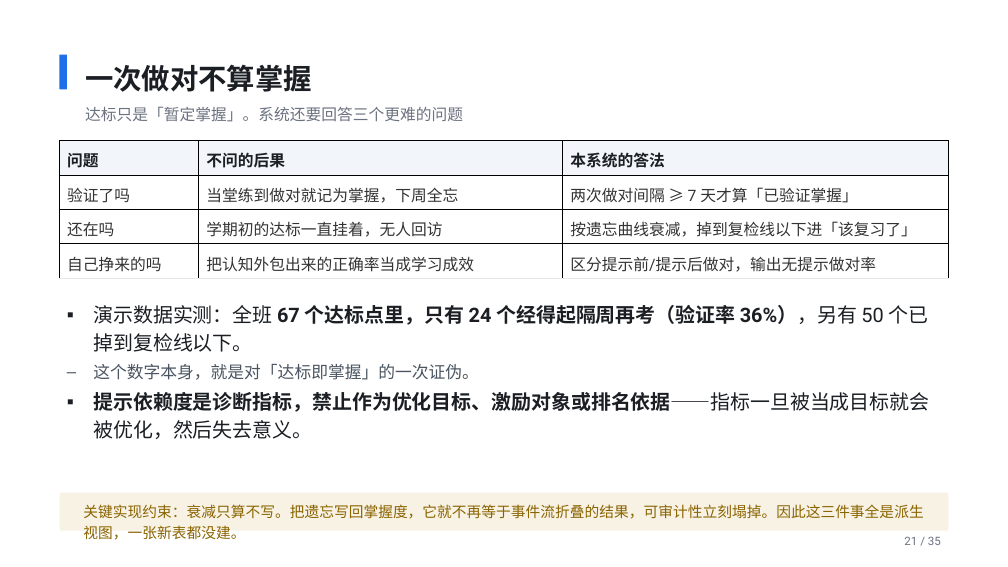
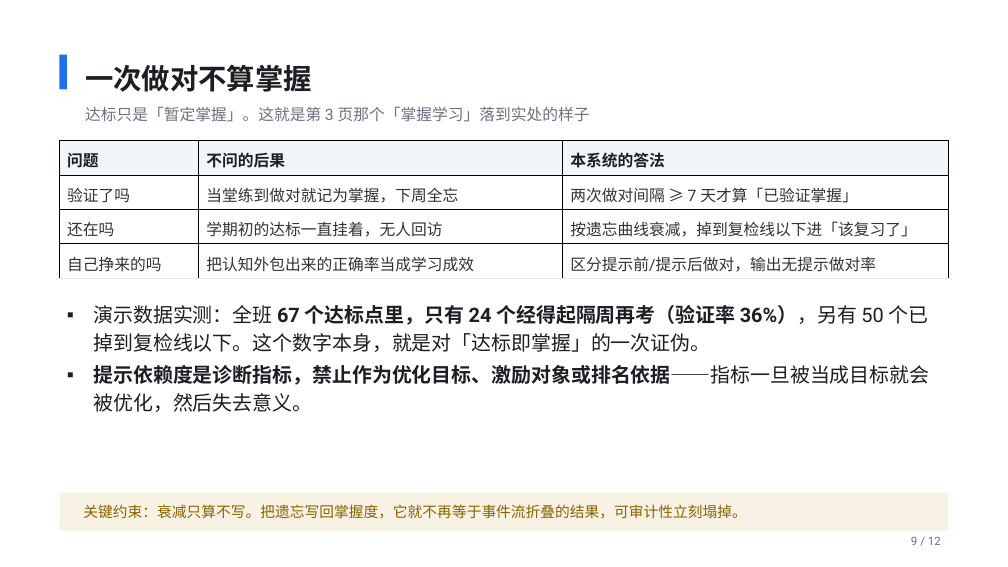
Before and after one commit to codesoldier99/AI_EDU, a slide deck: slide 9 of docs/slides/院长实验班AI教学系统_汇报.pptx (slide 21 before the commit). Drawn at 1008x567 pixels with LibreOffice and Linux fonts; fonts in the diff are those of the drawing. Boxes give left, top, right and bottom in pixels: in the first picture for what was removed or moved away, otherwise in the second. Text is boxed around its words. In the diff, an @@ line names an element or a change of style, - is before the commit and + after.

```diff
--- a/docs/slides/院长实验班AI教学系统_汇报.pptx
+++ b/docs/slides/院长实验班AI教学系统_汇报.pptx
@@ text at [85, 106, 590, 122]: text changed @@
-达标只是「暂定掌握」。系统还要回答三个更难的问题
+达标只是「暂定掌握」。这就是第 3 页那个「掌握学习」落到实处的样子
@@ text at [93, 305, 929, 352]: text changed @@
-▪ 演示数据实测：全班 67 个达标点里，只有 24 个经得起隔周再考（验证率 36%），另有 50 个已掉到复检线以下。
-  – 这个数字本身，就是对「达标即掌握」的一次证伪。
+▪ 演示数据实测：全班 67 个达标点里，只有 24 个经得起隔周再考（验证率 36%），另有 50 个已掉到复检线以下。这个数字本身，就是对「达标即掌握」的一次证伪。
@@ text at [83, 504, 746, 519]: text changed @@
-关键实现约束：衰减只算不写。把遗忘写回掌握度，它就不再等于事件流折叠的结果，可审计性立刻塌掉。因此这三件事全是派生视图，一张新表都没建。
+关键约束：衰减只算不写。把遗忘写回掌握度，它就不再等于事件流折叠的结果，可审计性立刻塌掉。
@@ text at [911, 536, 941, 545]: text changed @@
-21 / 35
+9 / 12
```
Also in this commit, not shown: 10 other slides changed, 1 slide added, 24 slides removed, 8 other files.
